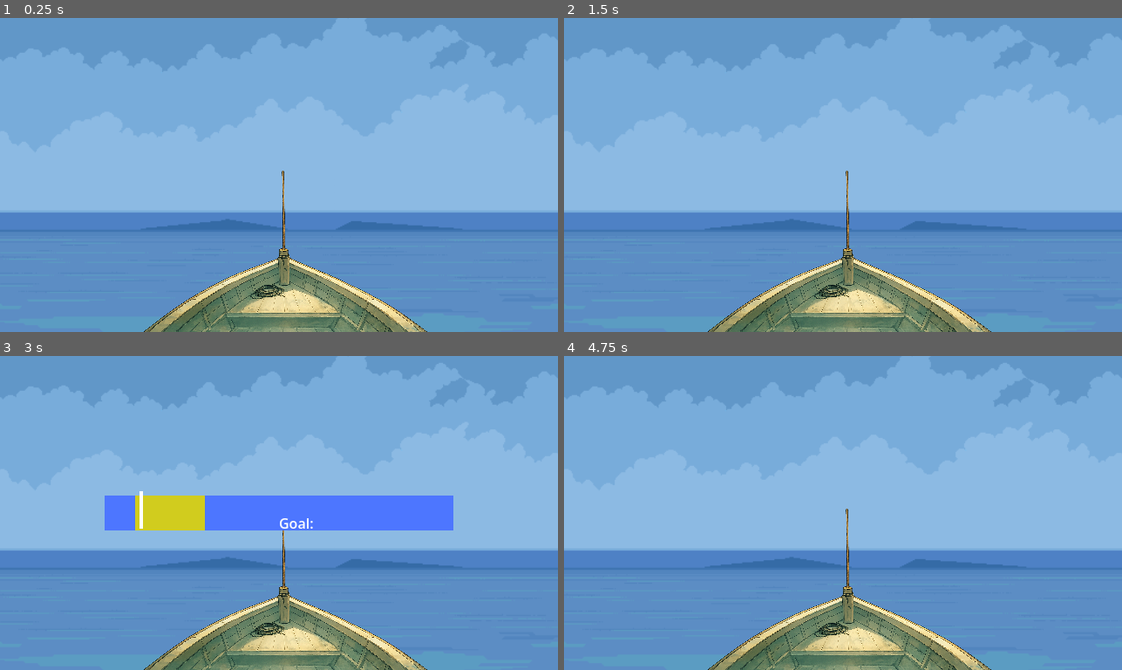
Above: before the commit, frames 1-4 (two rows, left to right).
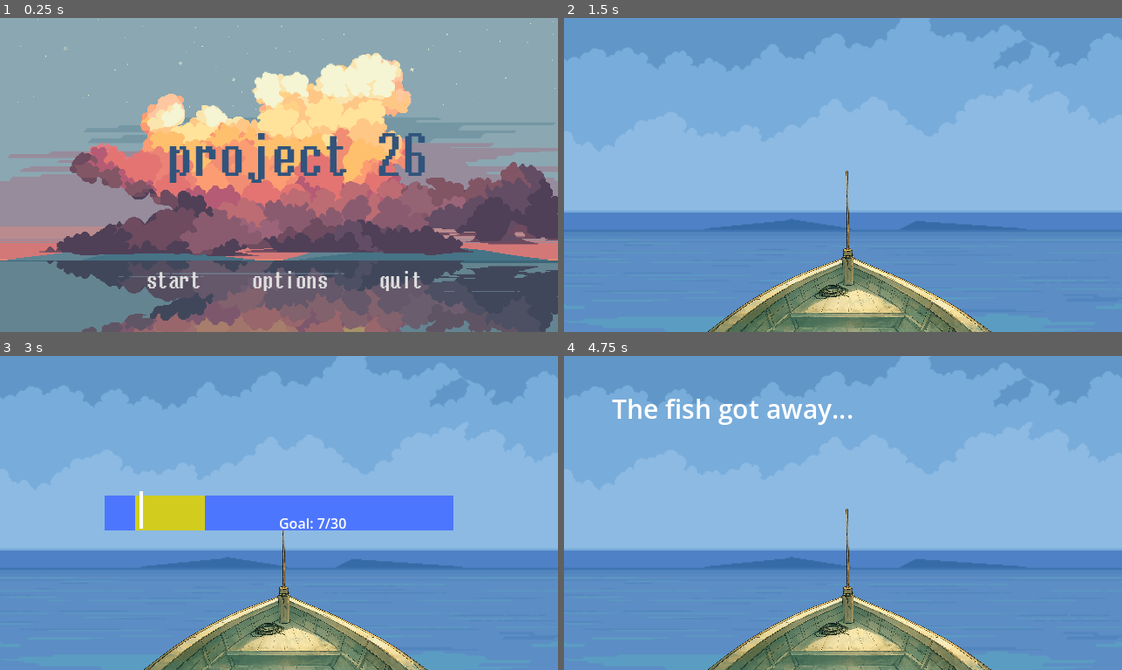
Above: after the commit, the same moments.

Repository: Shionnguyen/adrift
Game: Godot game, scene res://scenes/title.tscn
The game is run twice, just before and just after one commit, with the same random seed, the same clock (stepped at 60 frames per second) and the same inputs. Before the commit the project starts from res://scenes/main.tscn.
Inputs (mouse positions are in pixels of both pictures, inside the frame that each line leads up to):
- Up to frame 1 (0.25 s): no input
- Up to frame 2 (1.5 s): click (854, 281) at 0.5 s, where only the run after the commit has a clickable "options"; click (736, 281) at 1.25 s, where only the run after the commit has a clickable "start"
- Up to frame 3 (3 s): tap Enter (ui_accept) at 2 s; hold Enter (ui_accept) 2.03-2.78 s; tap F (start fishing) at 2.85 s
- Up to frame 4 (4.75 s): tap Enter (ui_accept) at 3.02, 3.05, 3.32, 4.52, 4.55 s; hold Enter (ui_accept) 3.53-4.28 s; tap F (start fishing) at 4.25, 4.35 s

The runs differ from the first frame. In frame 1, 100% of the frame differs, in the area x 0-100%, y 0-100%; in frame 2, nothing differs; in frame 3, less than 0.1%; in frame 4, 1.0%.

Commit message:
fishing results reflect ui
learned how to use signals and making a title screen

Diff:
--- a/project.godot
+++ b/project.godot
@@ -11,7 +11,7 @@
 [application]
 
 config/name="Adrift"
-run/main_scene="uid://yecyeqdgbi7l"
+run/main_scene="uid://cgvg0brio7bmh"
 config/features=PackedStringArray("4.6", "Forward Plus")
 config/icon="res://icon.svg"
 
--- a/scenes/fishing_ui.tscn
+++ b/scenes/fishing_ui.tscn
@@ -55,4 +55,4 @@
 layout_mode = 0
 offset_right = 40.0
 offset_bottom = 23.0
-text = "Goal: "
+text = "Goal: 7/30"
--- a/scenes/main.tscn
+++ b/scenes/main.tscn
@@ -24,3 +24,12 @@
 offset_top = 180.0
 offset_right = 320.0
 offset_bottom = 180.0
+
+[node name="FishStatus" type="Label" parent="." unique_id=1724884071]
+visible = false
+anchors_preset = -1
+offset_left = 55.0
+offset_top = 39.0
+offset_right = 159.0
+offset_bottom = 62.0
+theme_override_font_sizes/font_size = 30
--- /dev/null
+++ b/scenes/title.tscn
@@ -0,0 +1,69 @@
+[gd_scene format=3 uid="uid://cgvg0brio7bmh"]
+
+[ext_resource type="Texture2D" uid="uid://dl3soaunmeayk" path="res://assets/5.png" id="1_4ignj"]
+[ext_resource type="FontFile" uid="uid://dk1exr5mwoepf" path="res://assets/madoufmg.ttf" id="2_wosw1"]
+[ext_resource type="Script" uid="uid://bao487m5kbp27" path="res://scripts/button_manager.gd" id="3_p6dhs"]
+
+[node name="Title" type="Node2D" unique_id=632808523]
+
+[node name="background" type="Sprite2D" parent="." unique_id=687439313]
+position = Vector2(327, 181)
+scale = Vector2(0.28433648, 0.28433648)
+texture = ExtResource("1_4ignj")
+
+[node name="Title" type="Label" parent="." unique_id=1355160323]
+offset_left = 191.0
+offset_top = 128.0
+offset_right = 495.0
+offset_bottom = 189.0
+theme_override_colors/font_color = Color(0.19215687, 0.32941177, 0.4862745, 1)
+theme_override_fonts/font = ExtResource("2_wosw1")
+theme_override_font_sizes/font_size = 60
+text = "project 26"
+
+[node name="ButtonManager" type="HBoxContainer" parent="." unique_id=573171020]
+anchors_preset = -1
+anchor_right = 1.0
+anchor_bottom = 1.0
+offset_left = -1.0
+offset_top = 237.0
+offset_right = 654.0
+offset_bottom = 366.0
+grow_horizontal = 2
+grow_vertical = 2
+size_flags_horizontal = 4
+size_flags_vertical = 4
+theme_override_constants/separation = 50
+alignment = 1
+script = ExtResource("3_p6dhs")
+
+[node name="start" type="Button" parent="ButtonManager" unique_id=1781587889]
+layout_mode = 2
+theme_override_colors/font_pressed_color = Color(1, 0.8901961, 0.6039216, 1)
+theme_override_colors/font_hover_color = Color(1, 0.7490196, 0.42745098, 1)
+theme_override_fonts/font = ExtResource("2_wosw1")
+theme_override_font_sizes/font_size = 25
+text = "start"
+flat = true
+
+[node name="Options" type="Button" parent="ButtonManager" unique_id=786618315]
+layout_mode = 2
+theme_override_colors/font_pressed_color = Color(1, 0.8901961, 0.6039216, 1)
+theme_override_colors/font_hover_color = Color(1, 0.7490196, 0.42745098, 1)
+theme_override_fonts/font = ExtResource("2_wosw1")
+theme_override_font_sizes/font_size = 25
+text = "options"
+flat = true
+
+[node name="Quit" type="Button" parent="ButtonManager" unique_id=1934043227]
+layout_mode = 2
+theme_override_colors/font_pressed_color = Color(1, 0.8901961, 0.6039216, 1)
+theme_override_colors/font_hover_color = Color(1, 0.7490196, 0.42745098, 1)
+theme_override_fonts/font = ExtResource("2_wosw1")
+theme_override_font_sizes/font_size = 25
+text = "quit"
+flat = true
+
+[connection signal="pressed" from="ButtonManager/start" to="ButtonManager" method="_on_start_pressed"]
+[connection signal="pressed" from="ButtonManager/Options" to="ButtonManager" method="_on_options_pressed"]
+[connection signal="pressed" from="ButtonManager/Quit" to="ButtonManager" method="_on_quit_pressed"]
--- /dev/null
+++ b/scripts/button_manager.gd
@@ -0,0 +1,12 @@
+extends HBoxContainer
+
+
+func _on_start_pressed() -> void:
+	get_tree().change_scene_to_file("res://scenes/main.tscn");
+
+func _on_options_pressed() -> void:
+	# nothing yet
+	pass
+
+func _on_quit_pressed() -> void:
+	get_tree().quit();
--- a/scripts/fishing_ui.gd
+++ b/scripts/fishing_ui.gd
@@ -3,6 +3,7 @@
 @onready var bar = $Bar;
 @onready var target = $TargetZone;
 @onready var tick = $Tick;
+@onready var goal = $Goal;
 
 @onready var barLeftBound = bar.position.x;
 @onready var barRightBound = bar.position.x + bar.size.x;
@@ -12,18 +13,22 @@
 var direction := 1;
 
 # game loop
-var effort = 7;
-var effortGoal = 30;
+var effort = 7; # starting amount
+var effortGoal = 30; # amount needed to reel
 
-var successGain = 10;
-var failPenalty = 5;
+var successGain = 10; # effort gained when landed on target
+var failPenalty = 5; # effort loss when fail to land on target
 
 var minTargetWidth = 20;
 var targetShrinkAmount = 5;
 
+# communicate with main ui
+signal fishingResults(results);
+
 func _ready() -> void:
 	$".".visible = false;
 	tick.position.y = bar.position.y - 5;
+	goal.text = "Goal: " + str(effort) + "/" + str(effortGoal);
 
 	# set & randomize target starting positon
 	randomizeTarget();
@@ -48,6 +53,7 @@
 
 	if (event.is_action_pressed("ui_accept")):
 		checkSuccess();
+		updateGoal();
 
 func checkSuccess():
 	#print("Effort: ", effort);
@@ -62,7 +68,7 @@
 		effort += successGain;
 
 		if effort >= effortGoal:
-			endFishing("FISH CAUGHT");
+			endFishing(1);
 
 		shrinkTarget(-7);
 		setTickSpeed(50)
@@ -70,7 +76,7 @@
 		effort -= failPenalty;
 
 		if effort <= 0:
-			endFishing("FISH GOT AWAY");
+			endFishing(0);
 
 		if target.size.x <= 40 :
 			shrinkTarget(5); # make wider when player struggling
@@ -95,7 +101,16 @@
 func setTickSpeed(x):
 	speed += x;
 
-func endFishing(status: String):
-	print(status)
+func updateGoal():
+	goal.text = "Goal: " + str(effort) + "/" + str(effortGoal);
+
+func endFishing(status: int):
+	if status == 1:
+		print("FISH WAS CAUGHT!");
+	else:
+		print("FISH GOT AWAY!");
+
 	$".".visible = false;
 	get_tree().paused = false;
+
+	emit_signal("fishingResults", status);
--- a/scripts/main.gd
+++ b/scripts/main.gd
@@ -1,16 +1,22 @@
 extends Node2D
 
 @onready var fishingUI = $FishingUI;
+@onready var fishingStatus = $FishStatus;
 
 # Called when the node enters the scene tree for the first time.
 func _ready() -> void:
 	fishingUI.visible = false;
-
-# Called every frame. 'delta' is the elapsed time since the previous frame.
-func _process(delta: float) -> void:
-	pass
+	fishingStatus.visible = false;
+	fishingUI.fishingResults.connect(onFishingEnd);
 
 func _input(event: InputEvent) -> void:
 	if event.is_action_pressed("start fishing"):
 		fishingUI.visible = true;
 		#get_tree().paused = true; # pause the main when fishing is running
+
+func onFishingEnd(results):
+	fishingStatus.visible = true;
+	if results == 1:
+		fishingStatus.text = "You caught a fish!";
+	else:
+		fishingStatus.text = "The fish got away...";
Binary file added: assets/UncutSans-Semibold.otf
Not shown, added: assets/UncutSans-Semibold.otf.import
Binary file added: assets/madoufmg.ttf
Not shown, added: assets/madoufmg.ttf.import
Not shown, added: scripts/button_manager.gd.uid
